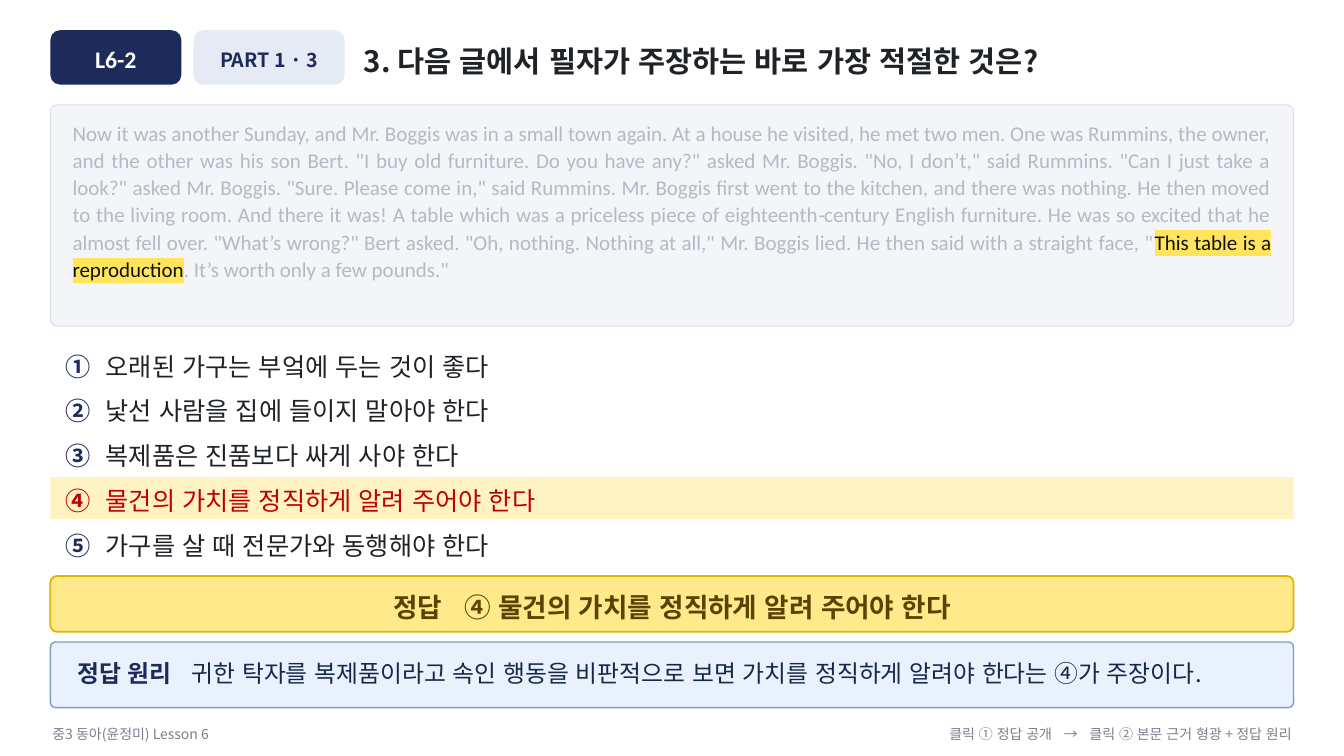
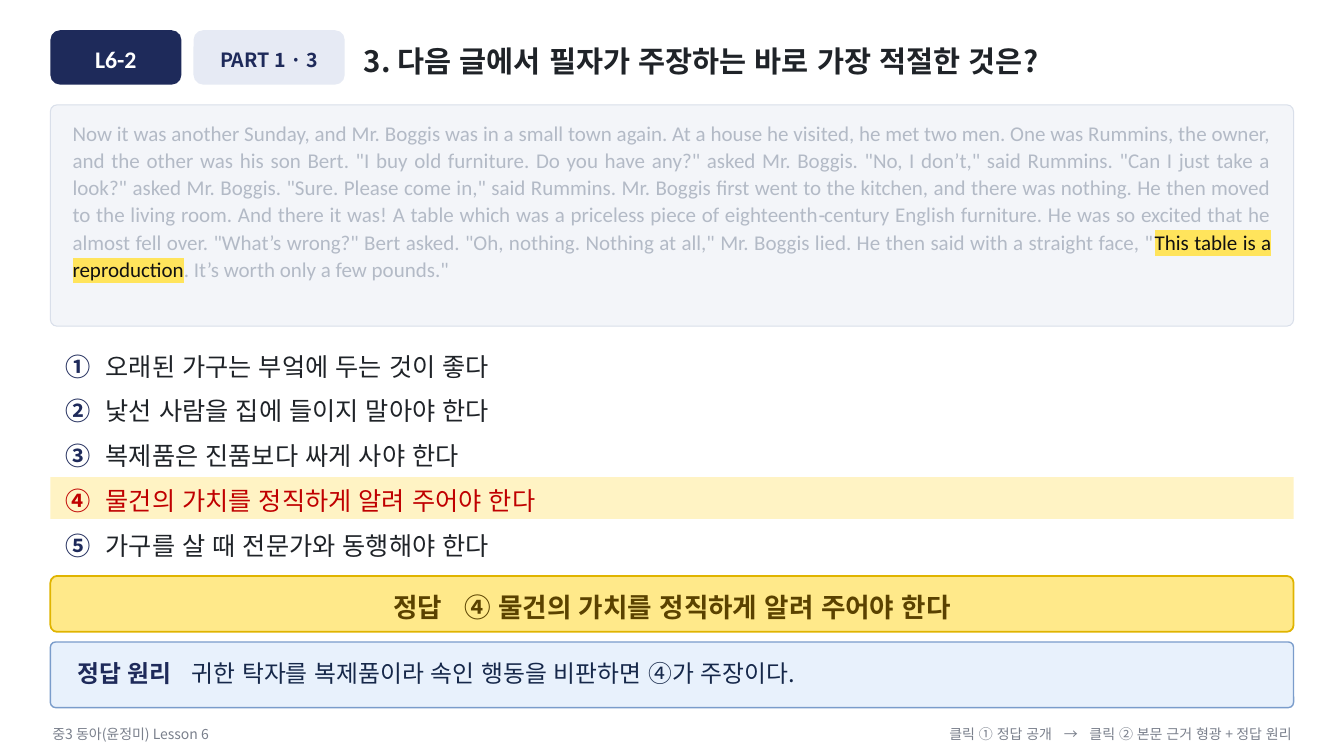
Before and after one commit to dtpman/dtpman, a slide deck: slide 16 of output/중3동아윤_5-8과/내신워크북/Lesson6/중3 동아(윤정미) Lesson6 L6-1~3 문제풀이 클릭형 (2026-10-02).pptx. Drawn at 1344x756 pixels with LibreOffice and Linux fonts; fonts in the diff are those of the drawing. Boxes give left, top, right and bottom in pixels: in the first picture for what was removed or moved away, otherwise in the second. Text is boxed around its words. In the diff, an @@ line names an element or a change of style, - is before the commit and + after.

```diff
--- a/output/중3동아윤_5-8과/내신워크북/Lesson6/중3 동아(윤정미) Lesson6 L6-1~3 문제풀이 클릭형 (2026-10-02).pptx
+++ b/output/중3동아윤_5-8과/내신워크북/Lesson6/중3 동아(윤정미) Lesson6 L6-1~3 문제풀이 클릭형 (2026-10-02).pptx
@@ text in rounded rectangle at [77, 662, 796, 684]: text changed @@
-정답 원리 귀한 탁자를 복제품이라고 속인 행동을 비판적으로 보면 가치를 정직하게 알려야 한다는 ④가 주장이다.
+정답 원리 귀한 탁자를 복제품이라 속인 행동을 비판하면 ④가 주장이다.
```
Also in this commit, not shown: 2 other slides changed, 1 other file.
